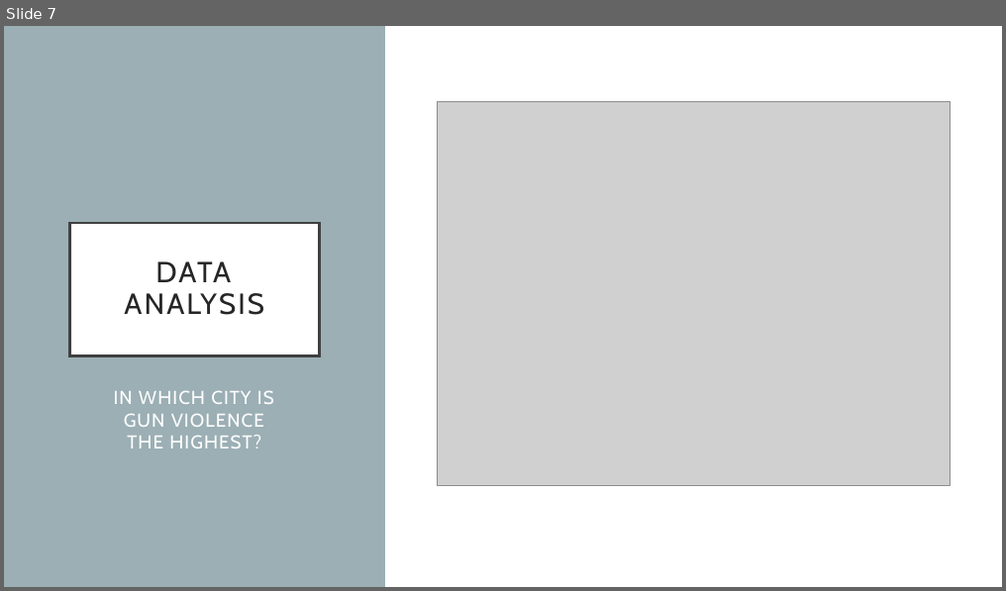
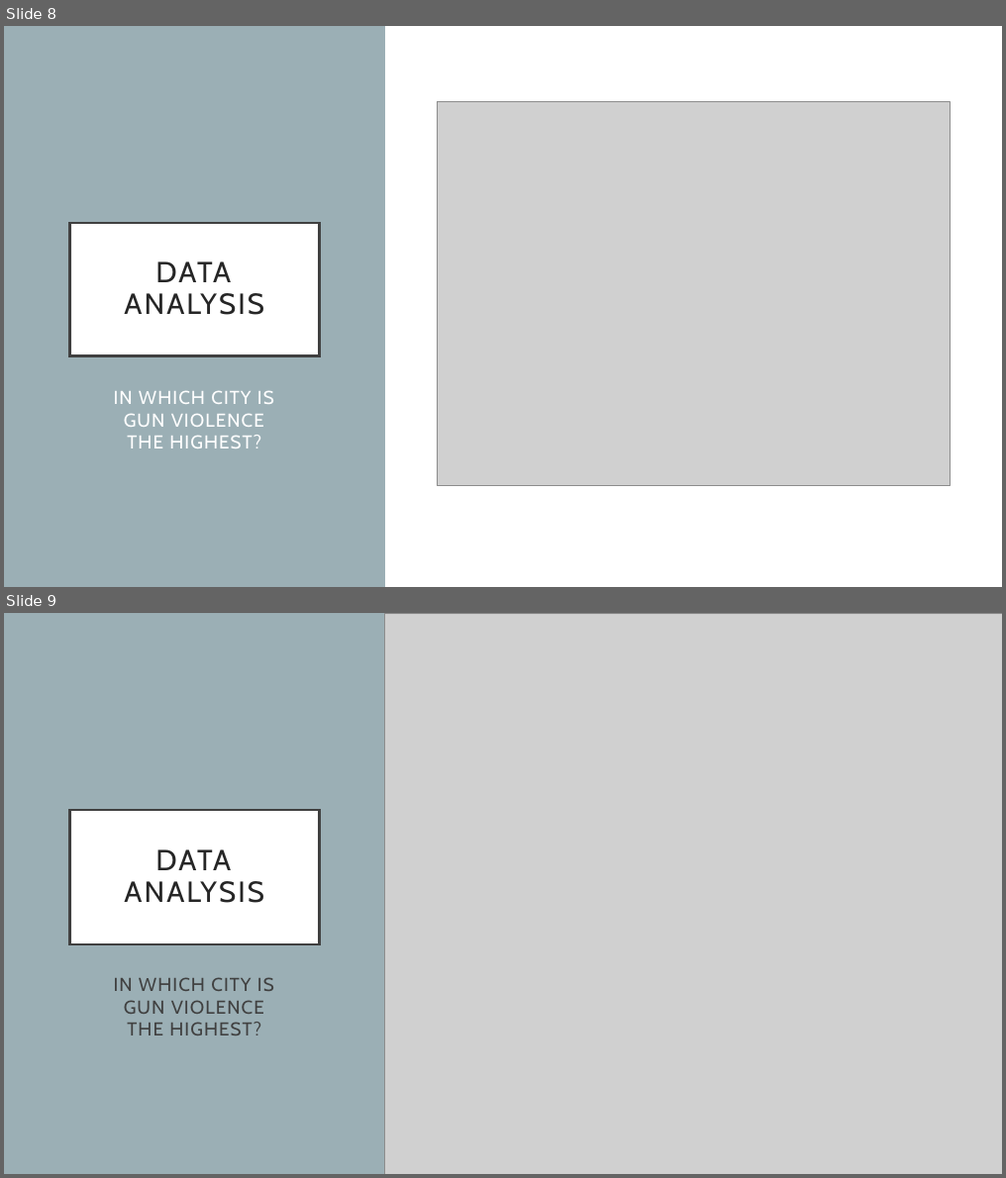
Before and after one commit to rezali/group-project, a slide deck: Gun Violence in USA.pptx. Shown one above the other, each under a label of ours: slide 7 before the commit, slides 8 and 9 after it. The pictures are 1006x591 and 1006x1178 pixels, drawn with LibreOffice and Linux fonts; fonts in the diff are those of the drawing; grey boxes stand for pictures. Boxes give left, top, right and bottom in pixels: in the first picture for what was removed or moved away, otherwise in the second. Text is boxed around its words. In the diff, an @@ line names an element or a change of style, - is before the commit and + after.

```diff
--- a/Gun Violence in USA.pptx
+++ b/Gun Violence in USA.pptx
@@ slide 9 added at <box>4,613,1002,1174</box>, background #9BAFB5 @@
@@ picture added at <box>385,613,1002,1174</box> @@
@@ title added at <box>70,810,319,945</box>, fill #FFFFFF, outline #404040 2.5 pt, 28 pt, text #262626 @@
+DATA ANALYSIS
@@ text added at <box>114,977,274,1036</box>, 18 pt, text #404040 @@
+IN WHICH CITY IS GUN VIOLENCE THE HIGHEST?
@@ what was slide 7 is now slide 8 @@
```
Also in this commit, not shown: 5 slides changed, 4 other slides added, 1 slide removed.
